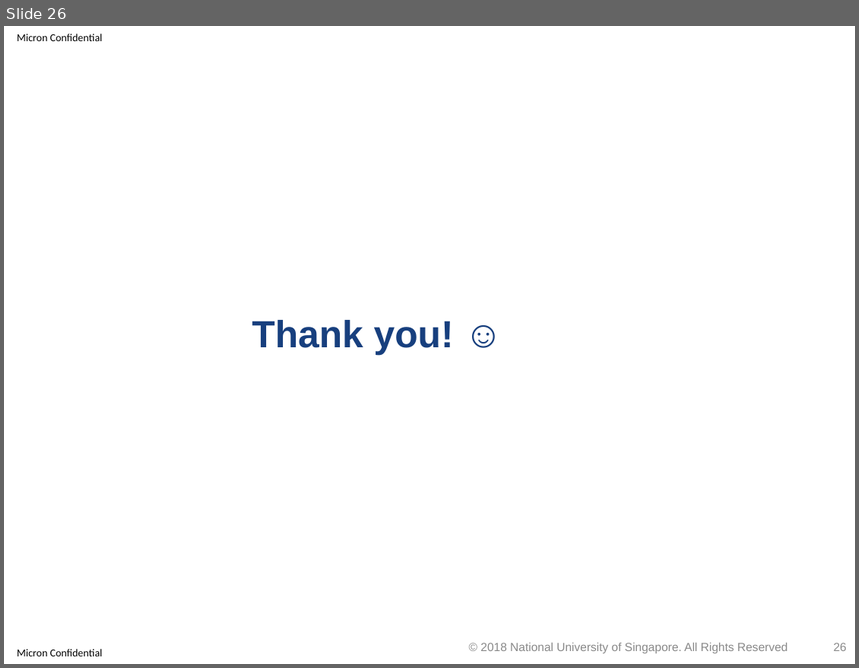
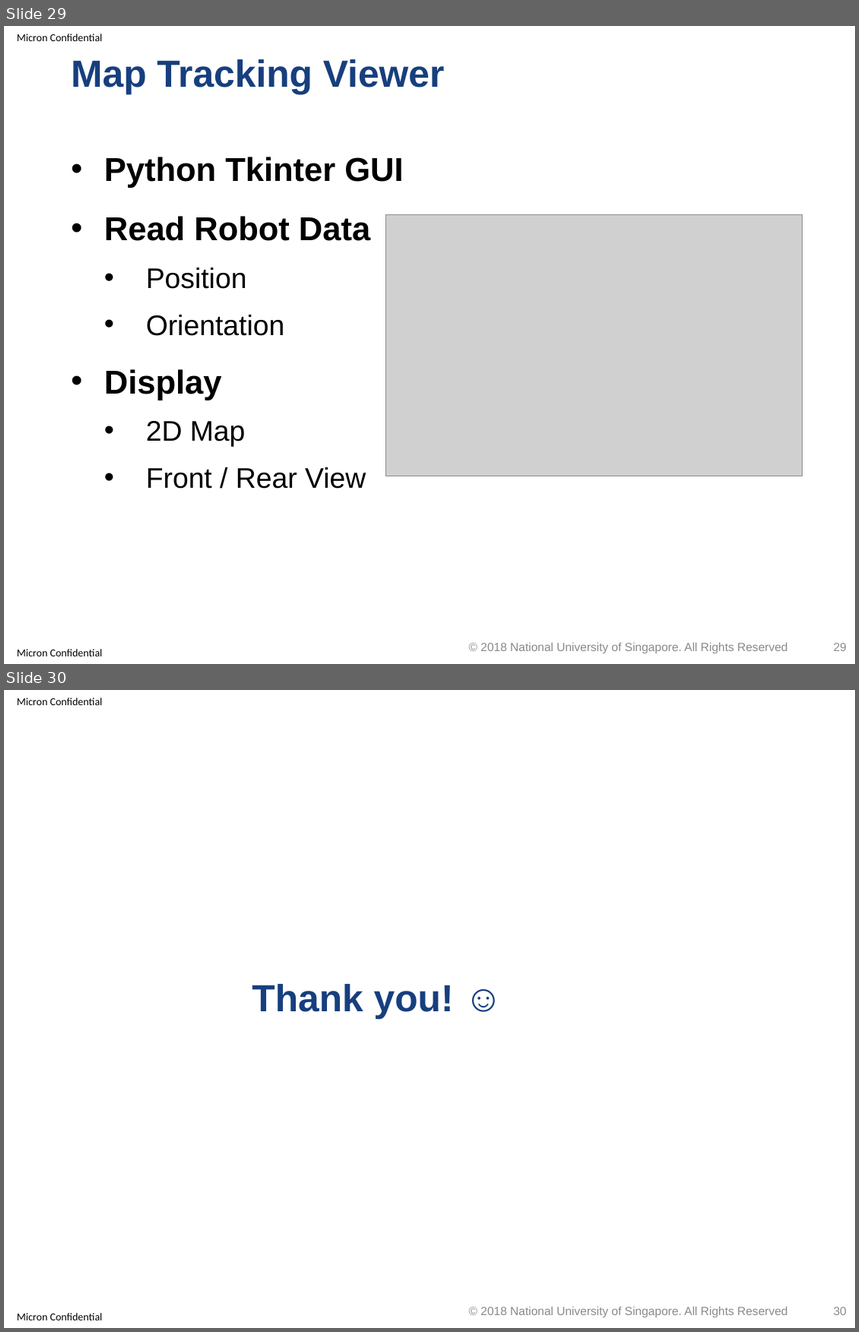
Before and after one commit to optimusium/3dscan, a slide deck: PracticeModule_Presentation.pptx. Shown one above the other, each under a label of ours: slide 26 before the commit, slides 29 and 30 after it. The pictures are 859x668 and 859x1332 pixels, drawn with LibreOffice and Linux fonts; fonts in the diff are those of the drawing; grey boxes stand for pictures; background and template pictures are left out. Boxes give left, top, right and bottom in pixels: in the first picture for what was removed or moved away, otherwise in the second. Text is boxed around its words. In the diff, an @@ line names an element or a change of style, - is before the commit and + after.

```diff
--- a/PracticeModule_Presentation.pptx
+++ b/PracticeModule_Presentation.pptx
@@ slide 29 added at (4, 26, 855, 664), background #FFFFFF; not listed: 2 template elements that a slide beside it also shows @@
@@ title added at (71, 59, 445, 94), 32 pt, text #173F7E, bold @@
+Map Tracking Viewer
@@ text added at (104, 157, 403, 489), 24 pt, text #000000 @@
+• Python Tkinter GUI
+• Read Robot Data
+  • Position
+  • Orientation
+• Display
+  • 2D Map
+  • Front / Rear View
@@ picture added at (386, 215, 803, 476) @@
@@ text added at (481, 643, 788, 654), 10 pt, text #898989 @@
+© 2018 National University of Singapore. All Rights Reserved
@@ page number added at (834, 643, 847, 651), 10 pt, text #8C8C8C @@
+29
@@ what was slide 26 is now slide 30 @@
@@ page number at (834, 1307, 847, 1315): text changed @@
-26
+30
```
Also in this commit, not shown: 3 other slides added, 1 other file.
